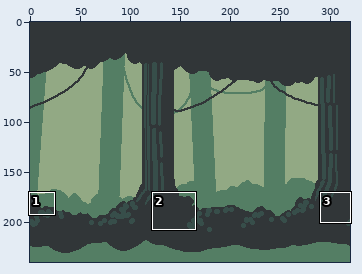
Pixel-art file, stored at Aseprite/Environment/background.aseprite. Above: a wide view before the commit, with the close-up outlined.
Close-up. Before the edit:
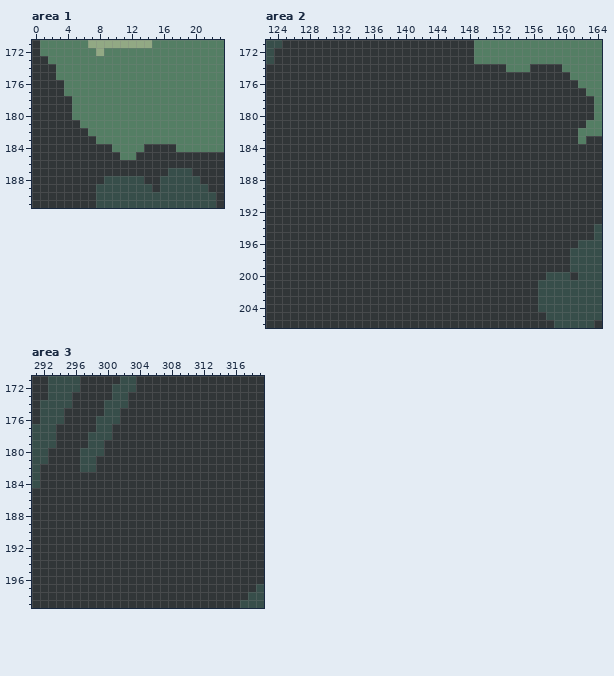
320x240 pixels, 1 frame. Shown: area 1: x 0..23, y 171..191; area 2: x 123..164, y 171..206; area 3: x 291..319, y 171..199. The commit also changed other parts of the picture, which this record leaves out.
Now the later version:
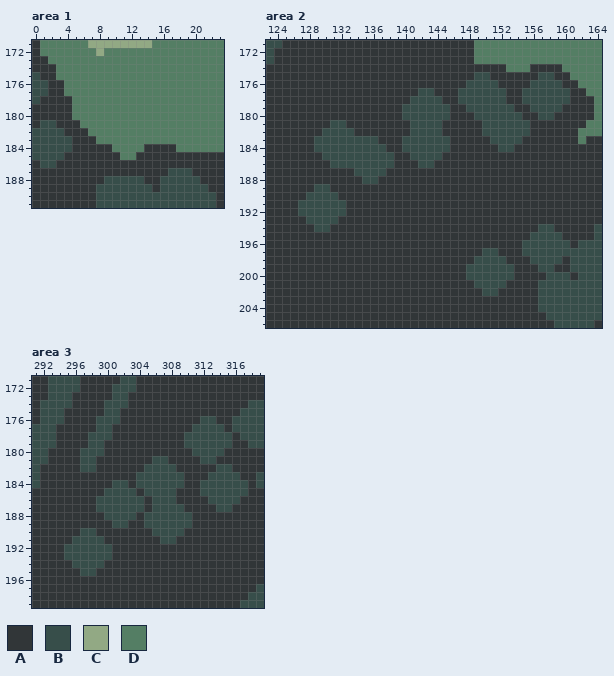
Palette (. is transparent): A #313638  B #374e4a  C #92a984  D #547e64
The edit:
layer "bg/back" added
layer "bg/middle" added
layer "bg/front" added
layer "bg/far bg" removed
layer "bg/close bg" removed
layer "bg/Layer 1" removed
Changed rows in their new state; - is an unchanged pixel.
Area 1, layer "bg/front":
first column x 0:
175 B----
176 BB---
177 BB---
178 B----
181 -BB--
182 BBBB-
183 BBBBB
184 BBBBB
185 BBBB-
186 -BB--
Area 2, layer "bg/front":
first column x 127:
175 ----------------------BB------BB--
176 ---------------------BBBB----BBBB-
177 ---------------BB---BBBBBB--BBBBBB
178 --------------BBBB--BBBBBB--BBBBBB
179 -------------BBBBBB--BBBBBB--BBBB-
180 -------------BBBBBB---BBBBBB--BB--
181 ----BB--------BBBB-----BBBBBB-----
182 ---BBBB-------BBBB-----BBBBBB-----
183 --BBBBBBBB---BBBBBB-----BBBB------
184 --BBBBBBBBB--BBBBBB------BB-------
185 ---BBBBBBBBB--BBBB----------------
186 ----BBBBBBBB---BB-----------------
187 -------BBBB-----------------------
188 --------BB------------------------
189 --BB------------------------------
190 -BBBB-----------------------------
191 BBBBBB----------------------------
192 BBBBBB----------------------------
193 -BBBB-----------------------------
194 --BB--------------------------BB--
195 -----------------------------BBBB-
196 ----------------------------BBBBBB
197 -----------------------BB---BBBBBB
198 ----------------------BBBB---BBBB-
199 ---------------------BBBBBB---BB--
200 ---------------------BBBBBB-------
201 ----------------------BBBB--------
202 -----------------------BB---------
Area 3, layer "bg/front":
first column x 295:
174 -----------------------BB
175 ----------------------BBB
176 -----------------BB--BBBB
177 ----------------BBBB-BBBB
178 ---------------BBBBBB-BBB
179 ---------------BBBBBB--BB
180 ----------------BBBB-----
181 -----------BB----BB------
182 ----------BBBB-----BB----
183 ---------BBBBBB---BBBB--B
184 ------BB-BBBBBB--BBBBBB-B
185 -----BBBB-BBBB---BBBBBB--
186 ----BBBBBB-BBB----BBBB---
187 ----BBBBBB-BBBB----BB----
188 -----BBBB-BBBBBB---------
189 ------BB--BBBBBB---------
190 --BB-------BBBB----------
191 -BBBB-------BB-----------
192 BBBBBB-------------------
193 BBBBBB-------------------
194 -BBBB--------------------
195 --BB---------------------
